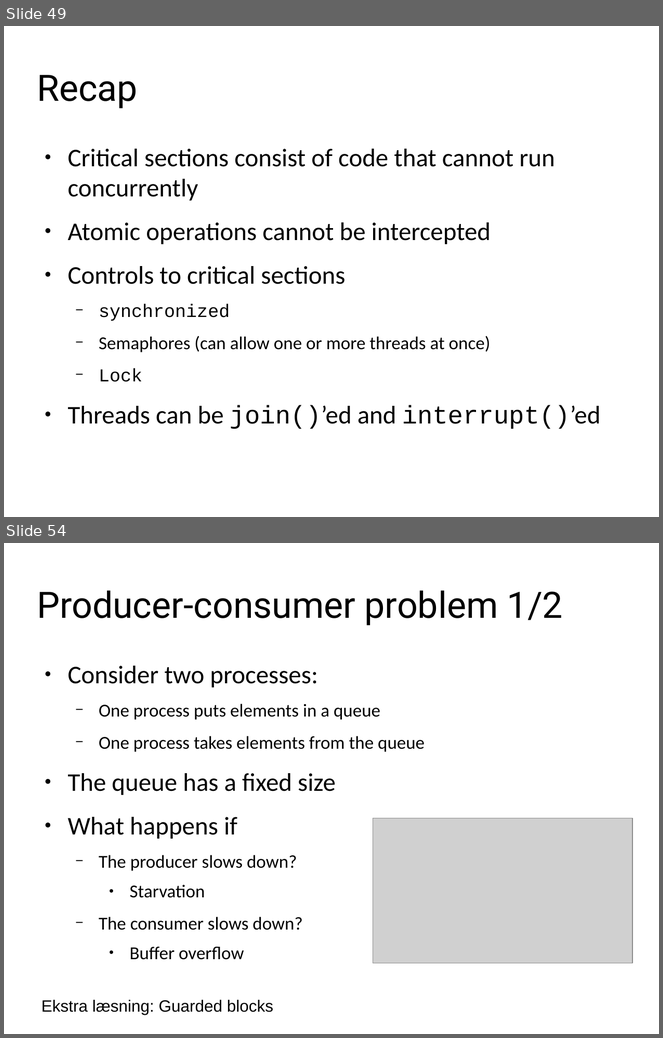
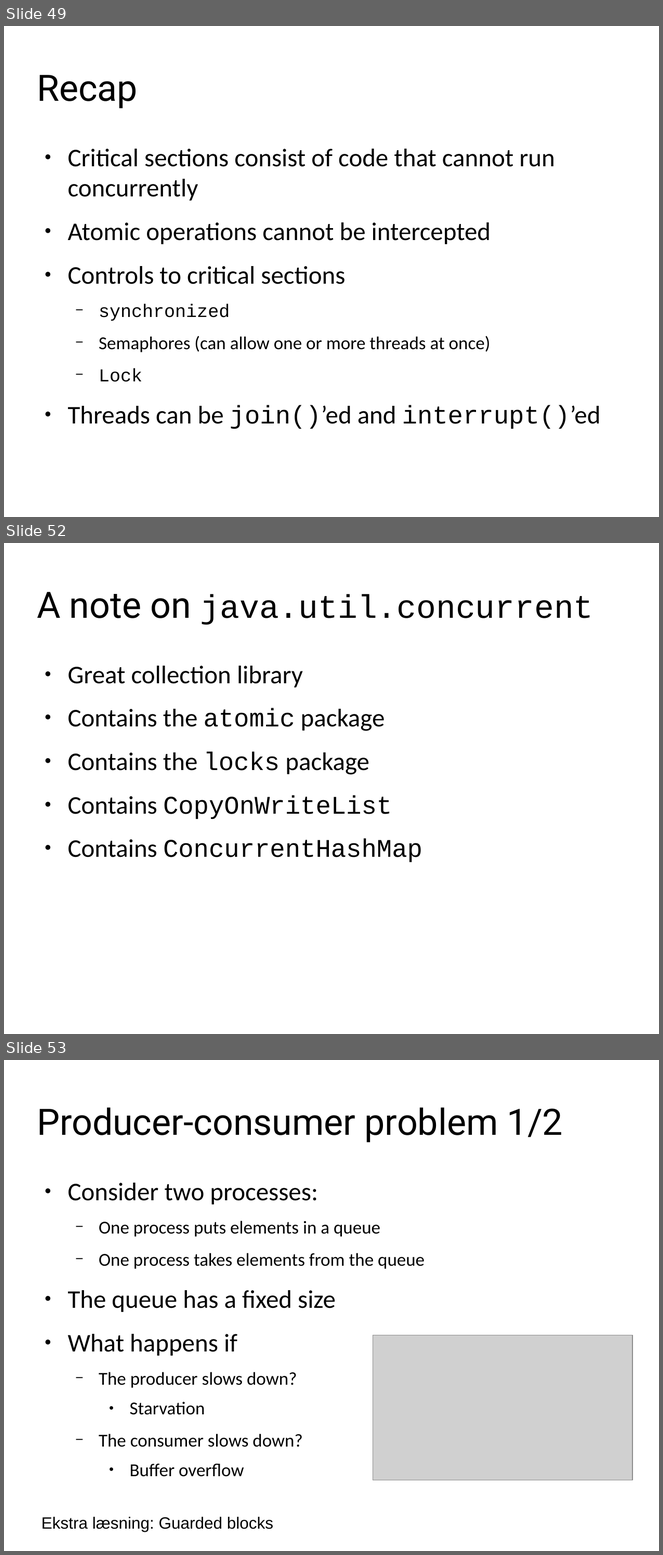
Before and after one commit to scheldejonas/week1-concurrency, a slide deck: presentation.odp. Shown one above the other, each under a label of ours: slides 49 and 54 before the commit, slides 49, 52 and 53 after it; the slides between them are not shown. The pictures are 663x1038 and 663x1555 pixels, drawn with LibreOffice and Linux fonts; fonts in the diff are those of the drawing; grey boxes stand for pictures; background and template pictures are left out. Boxes give left, top, right and bottom in pixels: in the first picture for what was removed or moved away, otherwise in the second. Text is boxed around its words. In the diff, an @@ line names an element or a change of style, - is before the commit and + after.

```diff
--- a/presentation.odp
+++ b/presentation.odp
@@ slide 52 added at [4, 543, 659, 1034], background #FFFFFF @@
@@ title added at [37, 592, 594, 625], 36 pt, text #000000 @@
+A note on java.util.concurrent
@@ text added at [68, 666, 423, 863], 28 pt, text #000000 @@
+● Great collection library
+● Contains the atomic package
+● Contains the locks package
+● Contains CopyOnWriteList
+● Contains ConcurrentHashMap
@@ what was slide 54 is now slide 53 @@
```
Also in this commit, not shown: 2 slides changed, 2 other slides added, 1 slide removed, 16 other files.
